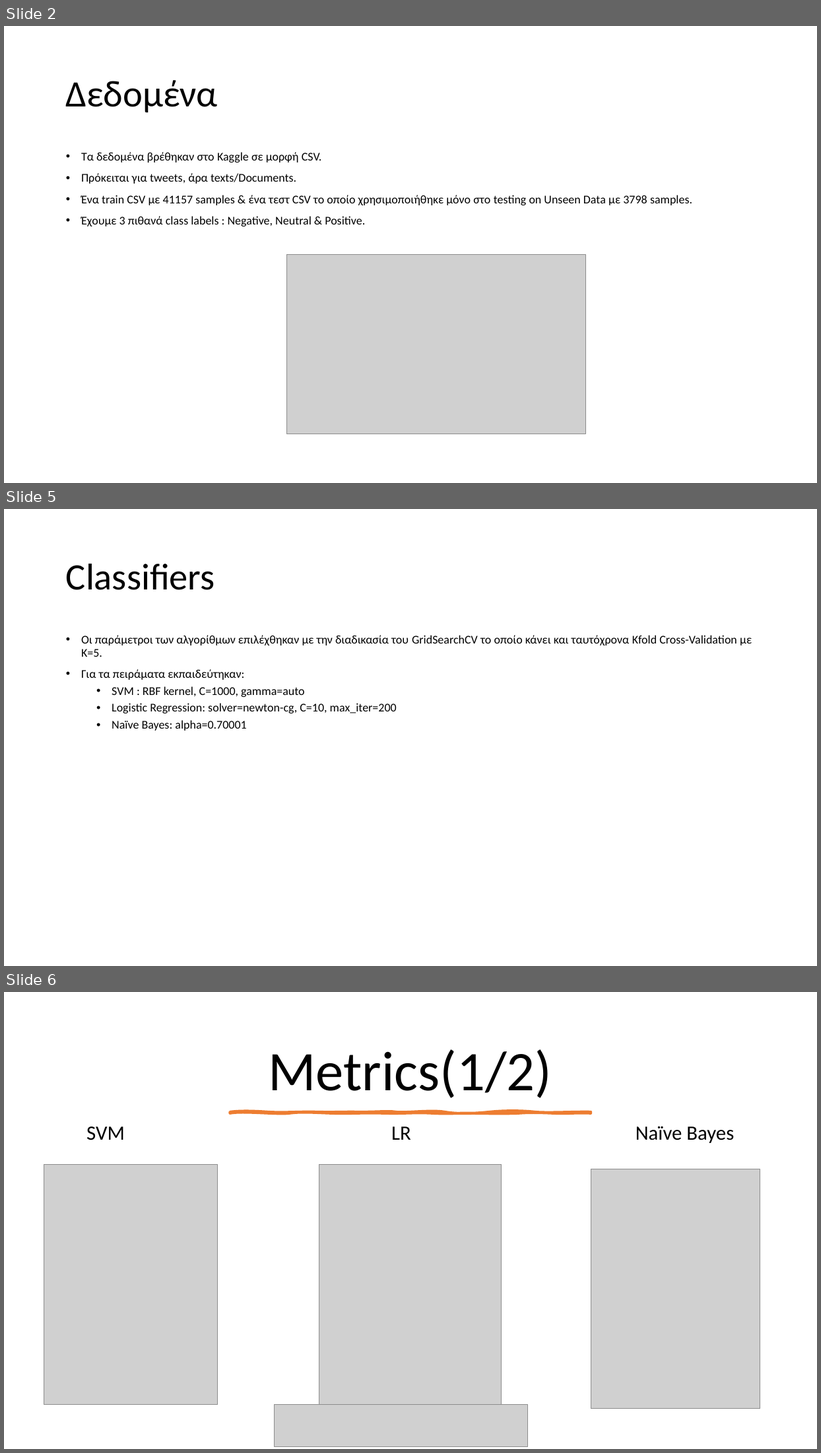
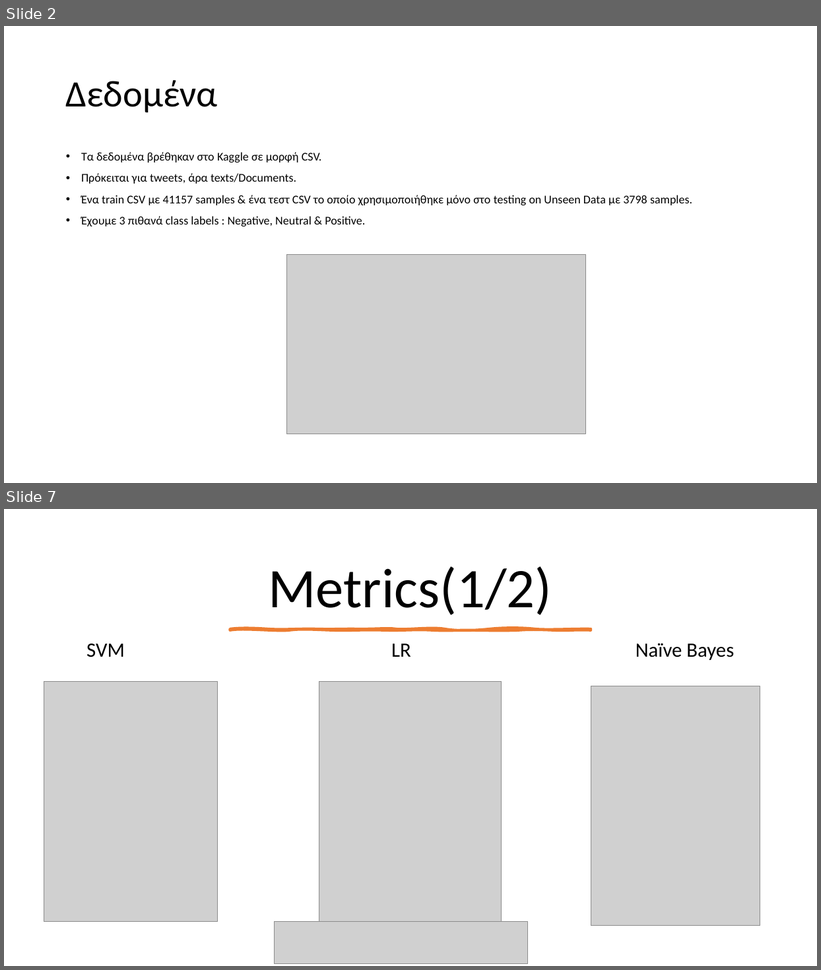
Before and after one commit to icsd13152/Sentiment_Analysis_Covid19, a slide deck: Presentation.pptx. Shown one above the other, each under a label of ours: slides 2, 5 and 6 before the commit, slides 2 and 7 after it; the slides between them are not shown. The pictures are 821x1453 and 821x970 pixels, drawn with LibreOffice and Linux fonts; fonts in the diff are those of the drawing; grey boxes stand for pictures. Boxes give left, top, right and bottom in pixels: in the first picture for what was removed or moved away, otherwise in the second. Text is boxed around its words. In the diff, an @@ line names an element or a change of style, - is before the commit and + after.

```diff
--- a/Presentation.pptx
+++ b/Presentation.pptx
@@ slide 5 removed at [4, 509, 817, 966], background #FFFFFF @@
@@ title removed at [66, 563, 215, 590] @@
-Classifiers
@@ text removed at [81, 635, 752, 731] @@
-• Οι παράμετροι των αλγορίθμων επιλέχθηκαν με την διαδικασία του GridSearchCV το οποίο κάνει και ταυτόχρονα Kfold Cross-Validation με K=5.
-• Για τα πειράματα εκπαιδεύτηκαν:
-  • SVM : RBF kernel, C=1000, gamma=auto
-  • Logistic Regression: solver=newton-cg, C=10, max_iter=200
-  • Naïve Bayes: alpha=0.70001
@@ what was slide 6 is now slide 7 @@
```
Also in this commit, not shown: 3 slides changed, 6 slides added, 1 other slide removed, 7 other files.
